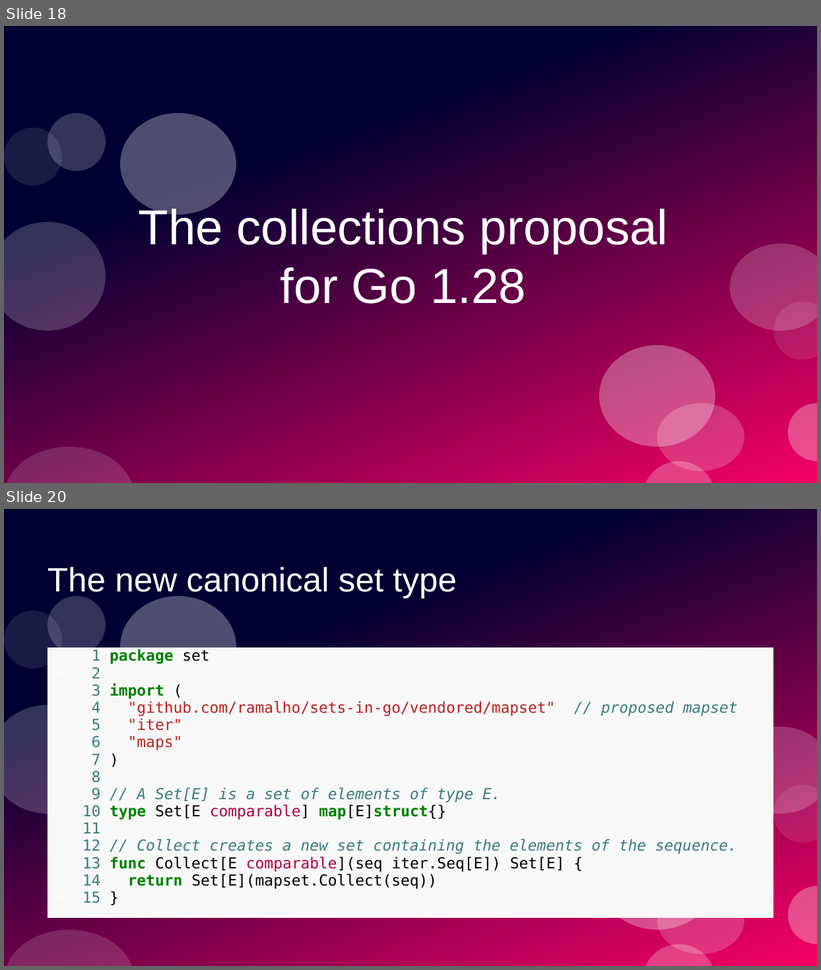
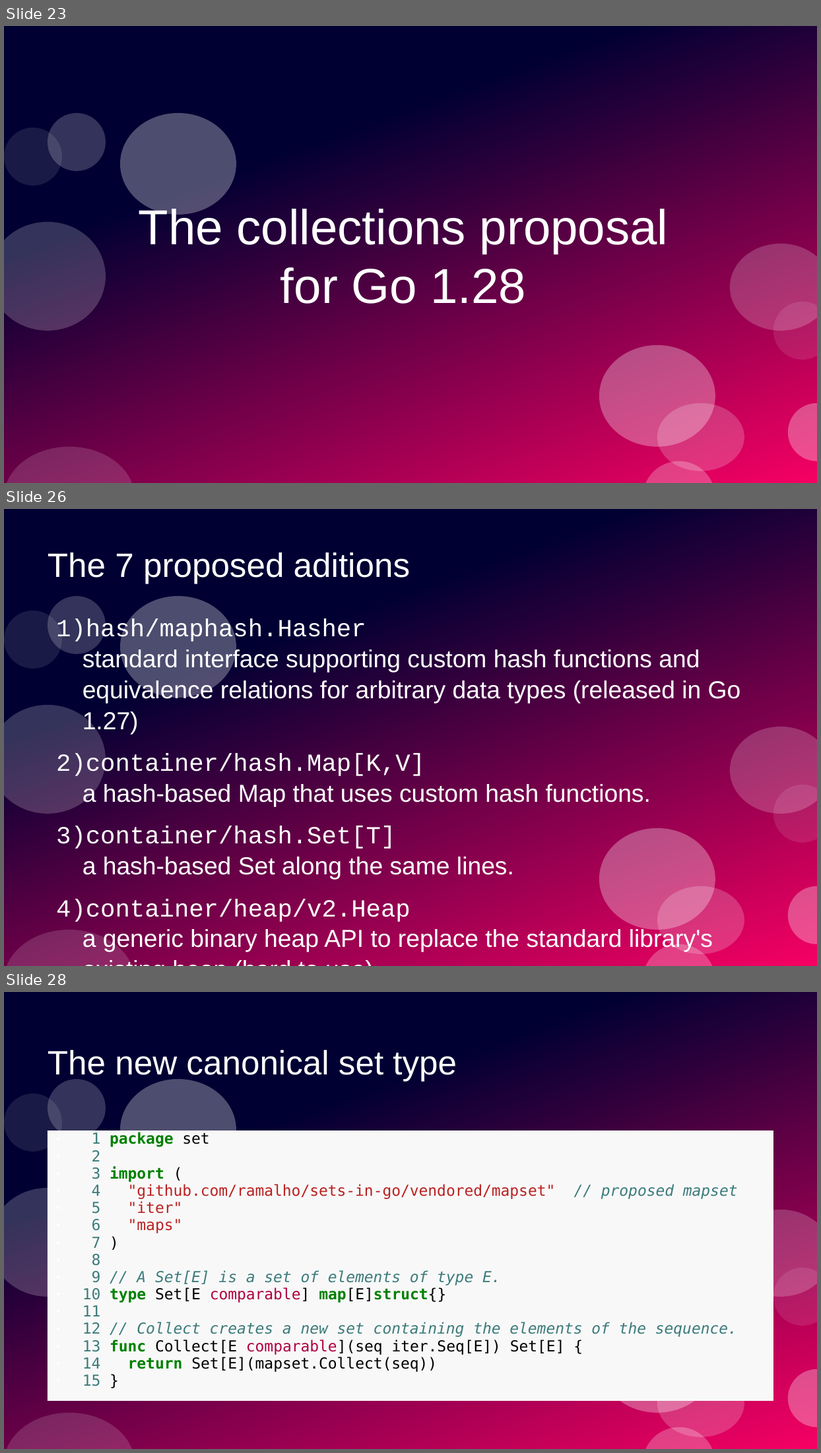
Before and after one commit to ramalho/sets-in-go, a slide deck: sets-in-go.odp. Shown one above the other, each under a label of ours: slides 18 and 20 before the commit, slides 23, 26 and 28 after it; the slides between them are not shown. The pictures are 821x970 and 821x1453 pixels, drawn with LibreOffice and Linux fonts; fonts in the diff are those of the drawing. Boxes give left, top, right and bottom in pixels: in the first picture for what was removed or moved away, otherwise in the second. Text is boxed around its words. In the diff, an @@ line names an element or a change of style, - is before the commit and + after.

```diff
--- a/sets-in-go.odp
+++ b/sets-in-go.odp
@@ slide 26 added at (x1=4, y1=509, x2=817, y2=966), background #FFFFFF; not listed: 12 template elements that a slide beside it also shows @@
@@ title added at (x1=48, y1=553, x2=410, y2=584), 33 pt, text #FFFFFF @@
+The 7 proposed aditions
@@ text added at (x1=56, y1=619, x2=741, y2=953), 24 pt, text #FFFFFF @@
+1) hash/maphash.Hasher
+   standard interface supporting custom hash functions and equivalence relations for arbitrary data types (released in Go 1.27)
+2) container/hash.Map[K,V]
+   a hash-based Map that uses custom hash functions.
+3) container/hash.Set[T]
+   a hash-based Set along the same lines.
+4) container/heap/v2.Heap
+   a generic binary heap API to replace the standard library's existing heap (hard to use).
@@ what was slide 18 is now slide 23 @@
@@ what was slide 20 is now slide 28 @@
```
Also in this commit, not shown: 10 other slides added, 3 slides removed.
